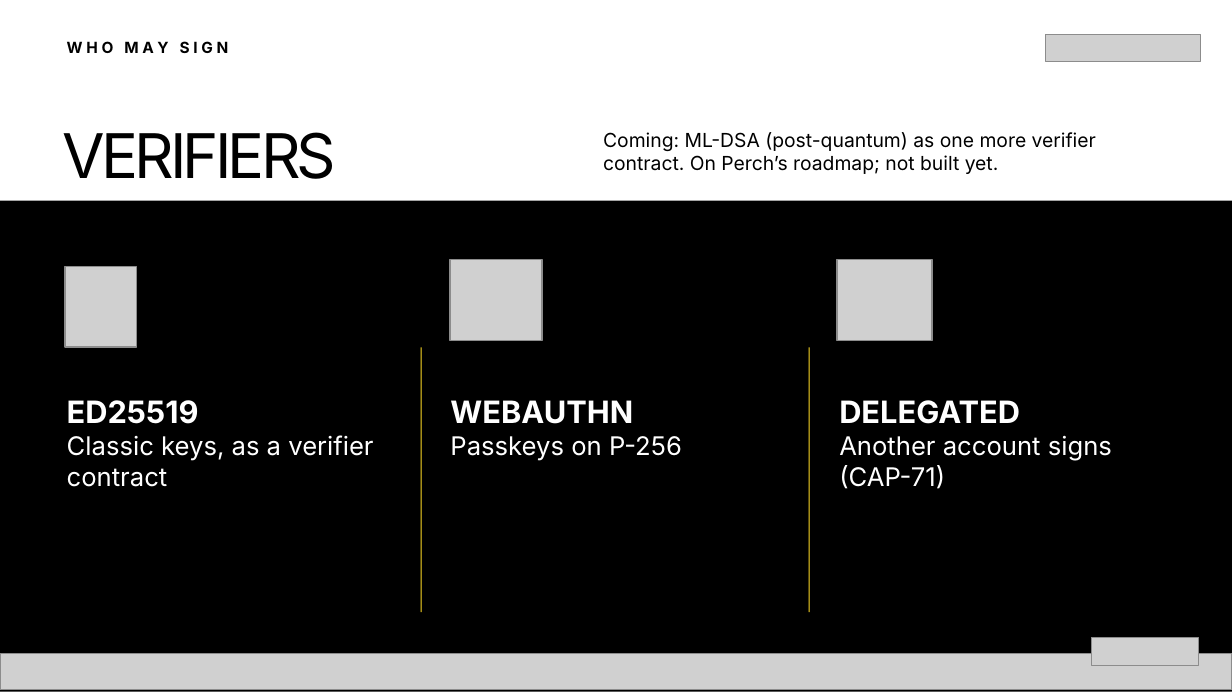
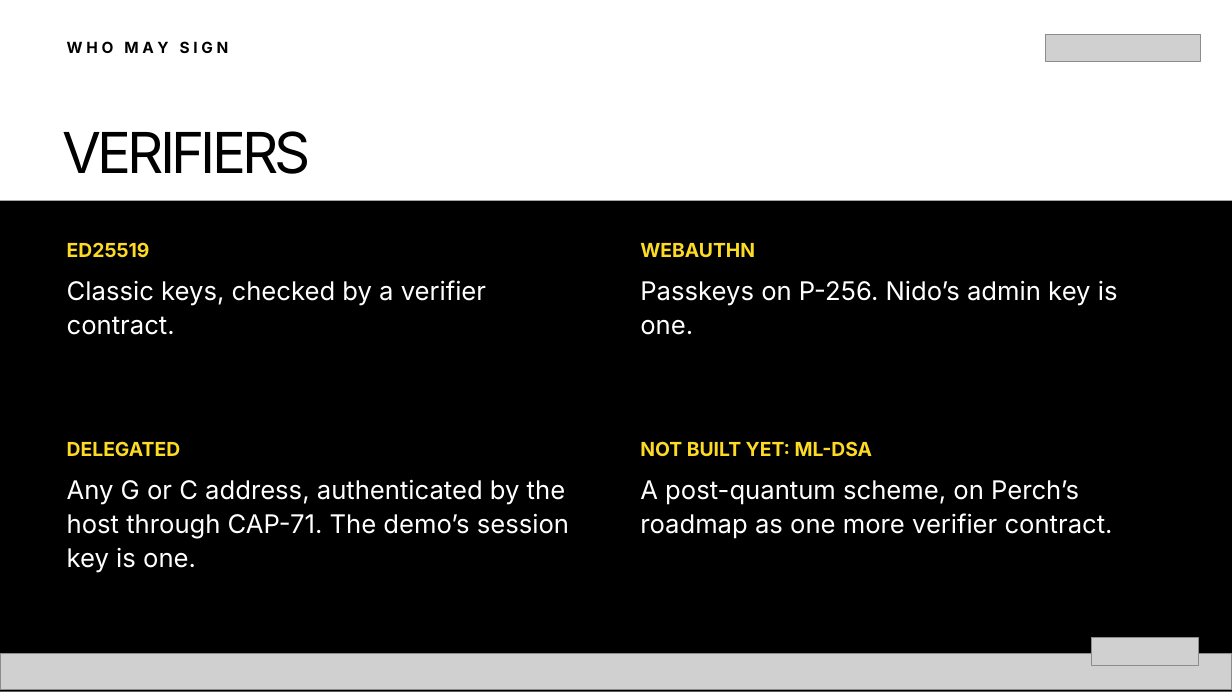
Before and after one commit to bitswell-hq/nidohq__scaffold-template, a slide deck: slide 21 of slides/dist/hack-meridian-smart-accounts.pptx. Drawn at 1232x693 pixels with LibreOffice and Linux fonts; fonts in the diff are those of the drawing; grey boxes stand for pictures. Boxes give left, top, right and bottom in pixels: in the first picture for what was removed or moved away, otherwise in the second. Text is boxed around its words. In the diff, an @@ line names an element or a change of style, - is before the commit and + after.

```diff
--- a/slides/dist/hack-meridian-smart-accounts.pptx
+++ b/slides/dist/hack-meridian-smart-accounts.pptx
@@ text "VERIFIERS" at (63, 131, 311, 174): size 36 to 33 pt @@
@@ text removed at (603, 132, 1096, 174) @@
-Coming: ML-DSA (post-quantum) as one more verifier contract. On Perch’s roadmap; not built yet.
@@ picture removed at (65, 266, 137, 347) @@
@@ text added at (67, 242, 150, 257), 11.2 pt, text #FDDA24, bold @@
+ED25519
@@ picture removed at (450, 260, 542, 341) @@
@@ text added at (640, 243, 755, 257), 11.2 pt, text #FDDA24, bold @@
+WEBAUTHN
@@ picture removed at (837, 260, 931, 341) @@
@@ text at (67, 280, 486, 335): text changed @@
-ED25519
-Classic keys, as a verifier contract
+Classic keys, checked by a verifier contract.
@@ text added at (640, 280, 1118, 335), 15 pt, text #FFFFFF @@
+Passkeys on P-256. Nido’s admin key is one.
@@ rectangle removed at (420, 347, 421, 612) @@
@@ rectangle removed at (808, 347, 809, 612) @@
@@ text removed at (450, 400, 682, 461) @@
-WEBAUTHN
-Passkeys on P-256
@@ text removed at (839, 400, 1112, 489) @@
-DELEGATED
-Another account signs (CAP-71)
@@ text added at (67, 441, 181, 456), 11.2 pt, text #FDDA24, bold @@
+DELEGATED
@@ text added at (640, 441, 872, 457), 11.2 pt, text #FDDA24, bold @@
+NOT BUILT YET: ML-DSA
@@ text added at (67, 479, 569, 573), 15 pt, text #FFFFFF @@
+Any G or C address, authenticated by the host through CAP-71. The demo’s session key is one.
@@ text added at (640, 480, 1113, 539), 15 pt, text #FFFFFF @@
+A post-quantum scheme, on Perch’s roadmap as one more verifier contract.
```
Also in this commit, not shown: 22 other slides changed, 6 slides added, 7 slides removed, 14 other files.
